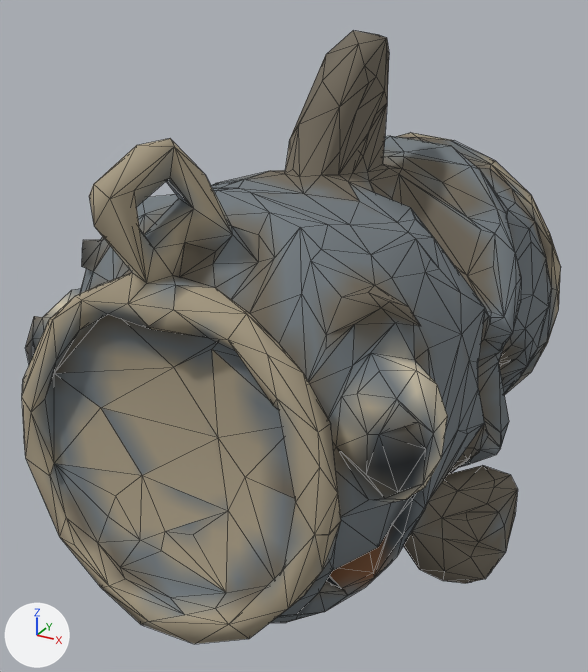
An edit to the glTF model public/models/fish-can.glb, drawn before and after from the same camera.
Rendered twice from a 50 mm camera at (0.441, -0.997, 0.387) aimed at (-0.067, -0.074, -0.075). Arrows for +X, +Y and +Z are at lower left; the lights stay in place. The older version comes first. Mesh edges are drawn as thin lines. Where no turn or scale is listed for an object, it has been applied to the vertices. Vertices at exactly the same position are counted once.

The first picture shows 'tripo_node_ae827971-8530-4d72-abd1-875988c939ad'.
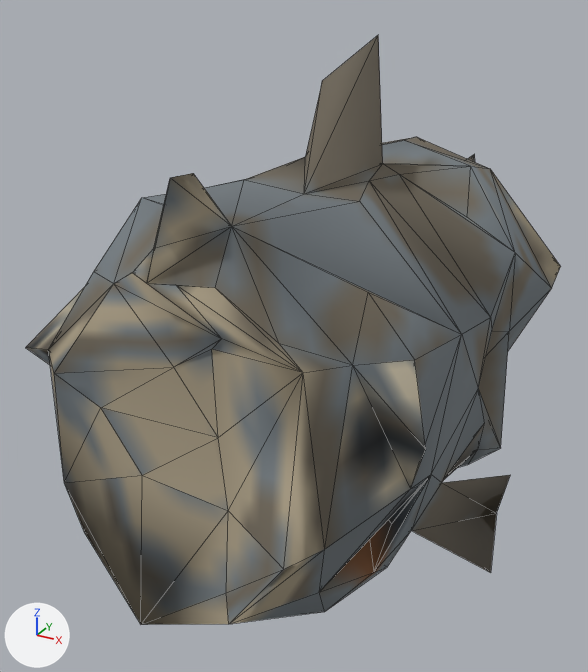
Where the newer file only moved an object's origin or applied its transform, the numbers keep the older frame.

The change, as a diff of the scene's bpy script:
```diff
--- a/public/models/fish-can.glb.py
+++ b/public/models/fish-can.glb.py
@@ me_tripo_mesh_ae827971_8530_4d72_abd1_875988c939ad @@
 # used by ob_tripo_node_ae827971_8530_4d72_abd1_875988c939ad; location = (0.0, 0.0, 0.0)
-me_tripo_mesh_ae827971_8530_4d72_abd1_875988c939ad.from_pydata(...)  # 1144 vertices, 2288 faces; spans x -0.272..0.272, y -0.5..0.5, z -0.327..0.327
+me_tripo_mesh_ae827971_8530_4d72_abd1_875988c939ad.from_pydata(...)  # 150 vertices, 297 faces; spans x -0.256..0.261, y -0.494..0.498, z -0.324..0.321
+# me_tripo_mesh_ae827971_8530_4d72_abd1_875988c939ad part 1: 994 vertices removed from x -0.272..0.272, y -0.5..0.5, z -0.327..0.327
 me_tripo_mesh_ae827971_8530_4d72_abd1_875988c939ad.materials.append(mat_tripo_material_ae827971_8530_4d72_abd1_875988c939ad)
```

Pixel boxes (x1, y1, x2, y2) of what changed, in the pictures (588 x 672 px):
'tripo_node_ae827971-8530-4d72-abd1-875988c939ad', reshaped: before (22, 31, 561, 644); after (26, 36, 561, 624)
part 1 of me_tripo_mesh_ae827971_8530_4d72_abd1_875988c939ad, deleted: before (22, 31, 561, 644)
